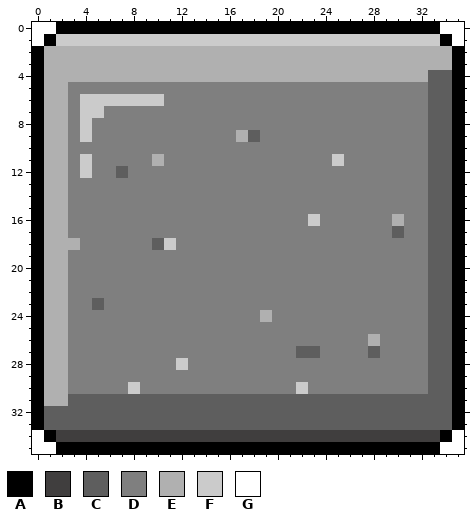
File history of a pixel-art sprite, priks.png. The first picture shows the starting point.
The file is 36x36 pixels. Colours within 5 levels of each other are drawn and written as one.
Palette (. is transparent): A #000000  B #403e3e  C #5e5e5e  D #7f7f7f  E #b0b0b0  F #cbcbcb  G #ffffff
After the commit:
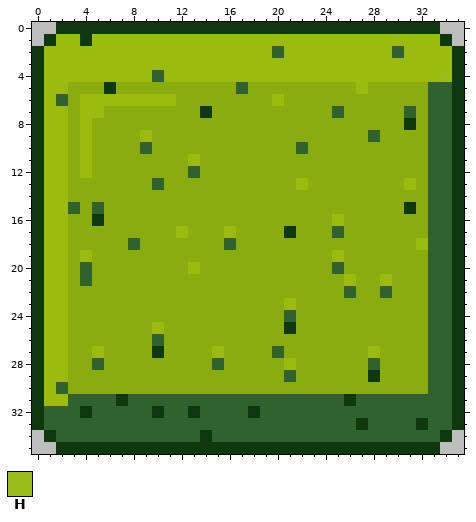
Colours new in this view: H #9abd15
Difference:
colour A: #000000 -> #0f380f
colour C: #5e5e5e -> #306230
colour D: #7f7f7f -> #8bac0f
colour E: #b0b0b0 -> #9bbc0f
colour G: #ffffff -> #bdbdbd
y 1: x 2..33 FFFFFFFFFFFFFFFFFFFFFFFFFFFFFFFF -> EEAEEEEEEEEEEEEEEEEEEEEEEEEEEEEE
y 2: x 20 E -> C; x 30 E -> C
y 4: x 10 E -> C; x 33..34 CC -> EH
y 5: x 6 D -> A; x 17 D -> C; x 27 D -> E
y 6: x 2 E -> C; x 4..11 FFFFFFFD -> EEEEEEEE; x 20 D -> E
y 7: x 4..5 FF -> EE; x 14 D -> A; x 25 D -> C; x 31 D -> C
y 8: x 4 F -> E; x 31 D -> A
y 9: x 4 F -> E; x 9 D -> E; x 17..18 EC -> DD; x 28 D -> C
y 10: x 4 D -> E; x 9 D -> C; x 22 D -> C
y 11: x 4 F -> E; x 10 E -> D; x 13 D -> E; x 25 F -> D
y 12: x 4 F -> E; x 7 C -> D; x 13 D -> C
y 13: x 10 D -> C; x 22 D -> E; x 31 D -> E
y 15: x 3 D -> C; x 5 D -> C; x 31 D -> A
y 16: x 5 D -> A; x 23 F -> D; x 25 D -> E; x 30 E -> D
y 17: x 12 D -> E; x 16 D -> E; x 21 D -> A; x 25 D -> C; x 30 C -> D
y 18: x 3 E -> D; x 8 D -> C; x 10..11 CF -> DD; x 16 D -> C; x 32 D -> E
y 19: x 4 D -> E; x 25 D -> E
y 20: x 4 D -> C; x 13 D -> E; x 25 D -> C
y 21: x 4 D -> C; x 26 D -> E; x 29 D -> E
y 22: x 26 D -> C; x 29 D -> C
y 23: x 5 C -> D; x 21 D -> E
y 24: x 19 E -> D; x 21 D -> C
y 25: x 10 D -> E; x 21 D -> A
y 26: x 10 D -> C; x 28 E -> D
y 27: x 5 D -> E; x 10 D -> A; x 15 D -> E; x 20 D -> C; x 22..23 CC -> DD; x 28 C -> E
y 28: x 5 D -> C; x 12 F -> D; x 15 D -> C; x 21 D -> E; x 28 D -> C
y 29: x 21 D -> C; x 28 D -> A
y 30: x 2 E -> C; x 8 F -> D; x 22 F -> D
y 31: x 7 C -> A; x 26 C -> A
y 32: x 4 C -> A; x 10 C -> A; x 13 C -> A; x 18 C -> A
y 33: x 27 C -> A; x 32 C -> A
y 34: x 2..33 BBBBBBBBBBBBBBBBBBBBBBBBBBBBBBBB -> CCCCCCCCCCCCACCCCCCCCCCCCCCCCCCC
Where, in picture pixels (left, top, right, bottom), the same in both pictures:
changed: (32, 22, 464, 454)
